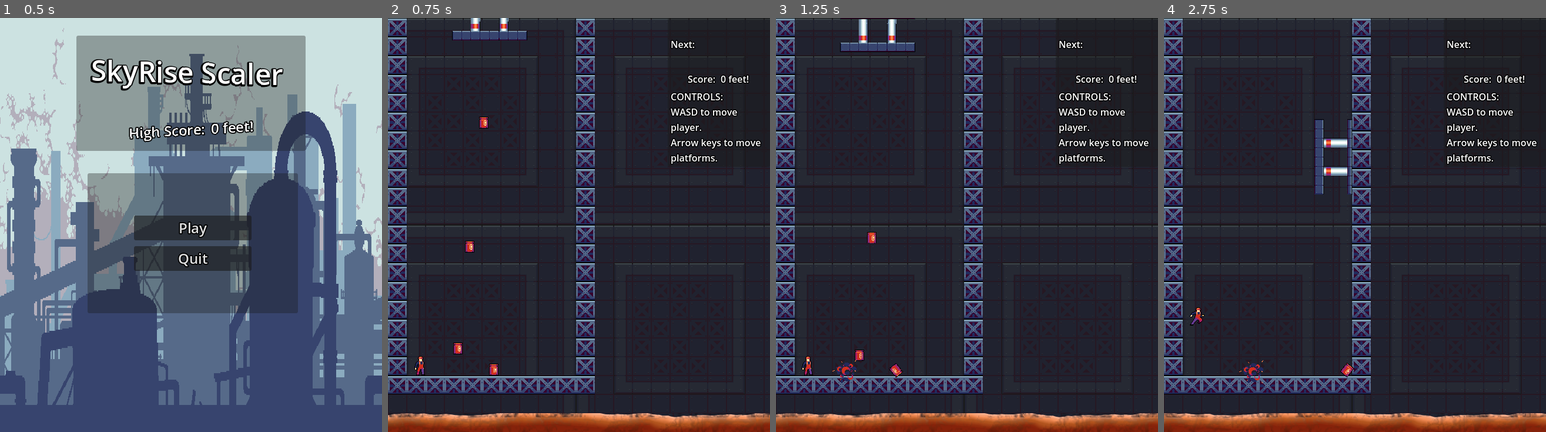
Above: before the commit, frames 1-4 (left to right).
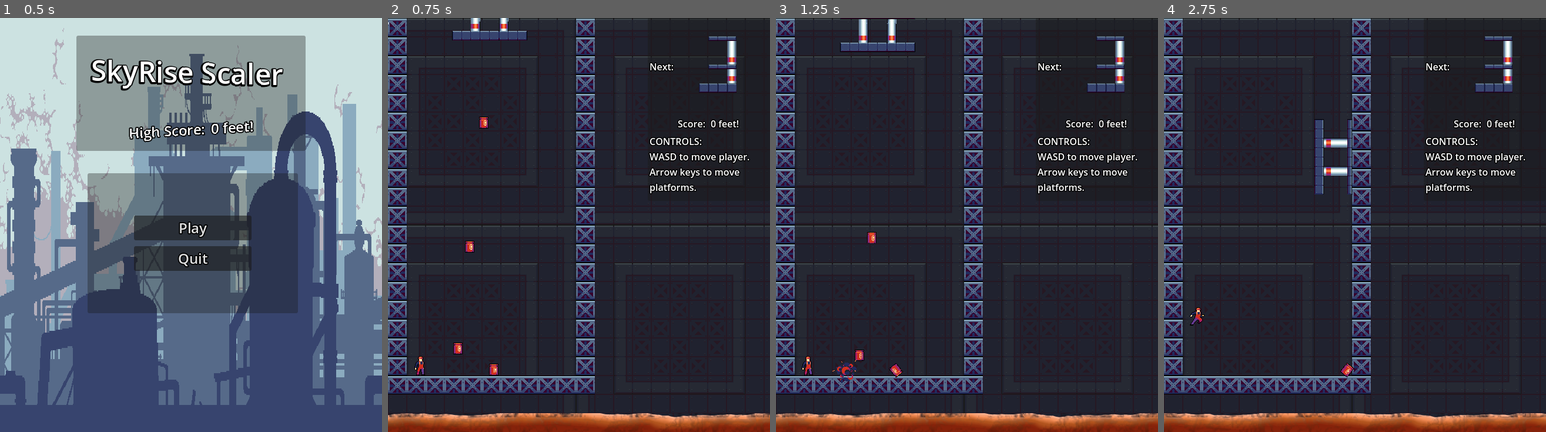
Above: after the commit, the same moments.

Repository: RexShipton/SkyRise-Scaler
Game: Godot game, scene res://scenes/main_menu.tscn
The game is run twice, just before and just after one commit, with the same random seed, the same clock (stepped at 60 frames per second) and the same inputs. Sound files missing from this copy of the repository are replaced by a short silence.
Inputs (mouse positions are in pixels of both pictures, inside the frame that each line leads up to):
- Up to frame 1 (0.5 s): no input
- Up to frame 2 (0.75 s): click "Play" at 0.5 s
- Up to frame 3 (1.25 s): no input
- Up to frame 4 (2.75 s): move the mouse to (1439, 204) at 1.27 s; hold Down (block_fast_fall) 1.28-2.03 s; hold Right (block_right) from 1.28 s (still down); tap W (character_jump) at 1.52, 2.27 s; move the mouse to (1278, 245) at 2.02 s; tap Up (block_rotate) at 2.1 s

Frame 1 is identical in both runs. In frame 2, 3.0% of the frame differs, in the area x 0-98%, y 0-43%; in frame 3, 3.0%; in frame 4, 3.1%, in the area x 19-98%, y 4-89%.

Commit message:
Added next piece preview.

Diff:
--- a/new-game-project/scenes/hud.gd
+++ b/new-game-project/scenes/hud.gd
@@ -6,6 +6,7 @@
 @onready var switch_sound: AudioStreamPlayer = $SwitchSound
 @onready var click_sound: AudioStreamPlayer = $ClickSound
 @onready var game_over_main_menu_button: Button = $Center/GameOverPanel/MarginContainer/VBoxContainer/GameOverMainMenuButton
+@onready var next_tile_texture: TextureRect = $TopRight/Panel/MarginContainer/VBoxContainer/HBoxContainer/NextTileHolder/TextureRect
 
 func _ready() -> void:
 	update_score()
@@ -16,9 +17,8 @@
 	score_label.text = score_text
 	game_over_score_label.text = score_text
 
-func update_tile(_tile : int) -> void:
-	# This would be dependent on some stuff.
-	pass
+func update_tile(tileTexture : Texture) -> void:
+	next_tile_texture.texture = tileTexture
 
 func game_over() -> void:
 	game_over_panel.visible = true
--- a/new-game-project/scenes/hud.tscn
+++ b/new-game-project/scenes/hud.tscn
@@ -15,8 +15,8 @@
 anchors_preset = 1
 anchor_left = 1.0
 anchor_right = 1.0
-offset_left = -174.0
-offset_bottom = 253.0
+offset_left = -208.0
+offset_bottom = 311.0
 grow_horizontal = 0
 mouse_filter = 2
 
@@ -54,8 +54,18 @@
 label_settings = ExtResource("3_oia73")
 
 [node name="NextTileHolder" type="Control" parent="TopRight/Panel/MarginContainer/VBoxContainer/HBoxContainer"]
-custom_minimum_size = Vector2(80, 80)
+custom_minimum_size = Vector2(156, 156)
 layout_mode = 2
+
+[node name="TextureRect" type="TextureRect" parent="TopRight/Panel/MarginContainer/VBoxContainer/HBoxContainer/NextTileHolder"]
+custom_minimum_size = Vector2(78, 78)
+layout_mode = 1
+anchors_preset = 15
+anchor_right = 1.0
+anchor_bottom = 1.0
+grow_horizontal = 2
+grow_vertical = 2
+expand_mode = 1
 
 [node name="HBoxContainer2" type="HBoxContainer" parent="TopRight/Panel/MarginContainer/VBoxContainer"]
 layout_mode = 2
--- a/new-game-project/scenes/objects/explosion.gd
+++ b/new-game-project/scenes/objects/explosion.gd
@@ -2,6 +2,7 @@
 
 
 @onready var animated_sprite_2d: AnimatedSprite2D = $AnimatedSprite2D
+@onready var explosion_sound: AudioStreamPlayer = $ExplosionSound
 
 @onready var area_2d: Area2D = $Area2D
 @onready var center_marker_2d: Marker2D = $CenterMarker2D
@@ -18,8 +19,11 @@
 
 
 func play_explosion():
+	explosion_sound.play()
 	animated_sprite_2d.play("explode")
 	await animated_sprite_2d.animation_finished
+	visible = false
+	await explosion_sound.finished
 	queue_free()
 
 
--- a/new-game-project/scenes/objects/explosion.tscn
+++ b/new-game-project/scenes/objects/explosion.tscn
@@ -1,7 +1,8 @@
-[gd_scene load_steps=13 format=3 uid="uid://ba3a7cedv1eu6"]
+[gd_scene load_steps=14 format=3 uid="uid://ba3a7cedv1eu6"]
 
 [ext_resource type="Script" path="res://scenes/objects/explosion.gd" id="1_5t3qf"]
 [ext_resource type="Texture2D" uid="uid://eq33c4upl21i" path="res://assets/Characters/5 Copter/BOOM.png" id="1_65is4"]
+[ext_resource type="AudioStream" uid="uid://bwcckuw3vtprb" path="res://sounds/explode.wav" id="3_4x6k0"]
 
 [sub_resource type="AtlasTexture" id="AtlasTexture_gbw0a"]
 atlas = ExtResource("1_65is4")
@@ -89,4 +90,8 @@
 
 [node name="CenterMarker2D" type="Marker2D" parent="."]
 
+[node name="ExplosionSound" type="AudioStreamPlayer" parent="."]
+stream = ExtResource("3_4x6k0")
+volume_db = -10.0
+
 [connection signal="body_entered" from="Area2D" to="." method="_on_area_2d_body_entered"]
--- a/new-game-project/world.gd
+++ b/new-game-project/world.gd
@@ -2,11 +2,13 @@
 
 signal piece_placed(node : Node)
 signal game_over
+signal next_piece_picked(tex : Texture)
 
 var active : bool = true
 var has_falling_block : bool = false
 var active_block
 var spawn_area_contents = []
+var next_piece
 
 @onready var block_spawner: Marker2D = $blockSpawner
 @onready var block_manager: Node2D = $blockManager
@@ -17,6 +19,7 @@
 @onready var PIECE_BLOCK = preload("res://scenes/pieces/piece_block.tscn")
 @onready var PIECE_TUNNEL = preload("res://scenes/pieces/piece_tunnel.tscn")
 @onready var item_manager: Node2D = $itemManager
+@onready var sub_viewport: SubViewport = $SubViewport
 
 @onready var pieces = [
 	preload("res://scenes/pieces/piece.tscn"),
@@ -30,7 +33,9 @@
 
 # Called when the node enters the scene tree for the first time.
 func _ready() -> void:
-	pass # Replace with function body.
+	next_piece = get_random_piece(pieces).instantiate()
+	next_piece.isPlaced = true
+	sub_viewport.add_child(next_piece)
 
 
 # Called every frame. 'delta' is the elapsed time since the previous frame.
@@ -39,11 +44,19 @@
 
 	if !has_falling_block and spawn_area_contents.size() <= 0:
 		has_falling_block = true
-		var new_block = get_random_piece(pieces).instantiate()
+		var new_block = next_piece
+		new_block.isPlaced = false
+		new_block.reparent(block_manager)
 		new_block.global_position = block_spawner.global_position
-		block_manager.add_child(new_block)
+		#block_manager.add_child(new_block)
 		active_block = new_block
 		active_block.piece_placed.connect(_on_piece_placed)
+
+		next_piece = get_random_piece(pieces).instantiate()
+		next_piece.isPlaced = true
+		sub_viewport.add_child(next_piece)
+		next_piece.global_position = Vector2(sub_viewport.size.x / 2, sub_viewport.size.y / 2)
+		next_piece_picked.emit(sub_viewport.get_texture())
 
 
 func add_item_to_world(body):
--- a/new-game-project/world.tscn
+++ b/new-game-project/world.tscn
@@ -103,8 +103,14 @@
 stream = ExtResource("8_56yrn")
 volume_db = -15.0
 
+[node name="SubViewport" type="SubViewport" parent="."]
+disable_3d = true
+transparent_bg = true
+size = Vector2i(156, 156)
+
 [connection signal="game_over" from="." to="MapLooper" method="deActivate"]
 [connection signal="game_over" from="." to="HUD" method="game_over"]
+[connection signal="next_piece_picked" from="." to="HUD" method="update_tile"]
 [connection signal="piece_placed" from="." to="MapLooper" method="add_piece"]
 [connection signal="timeout" from="spawnTimer" to="." method="_on_spawn_timer_timeout"]
 [connection signal="body_entered" from="spawnArea" to="." method="_on_spawn_area_body_entered"]
